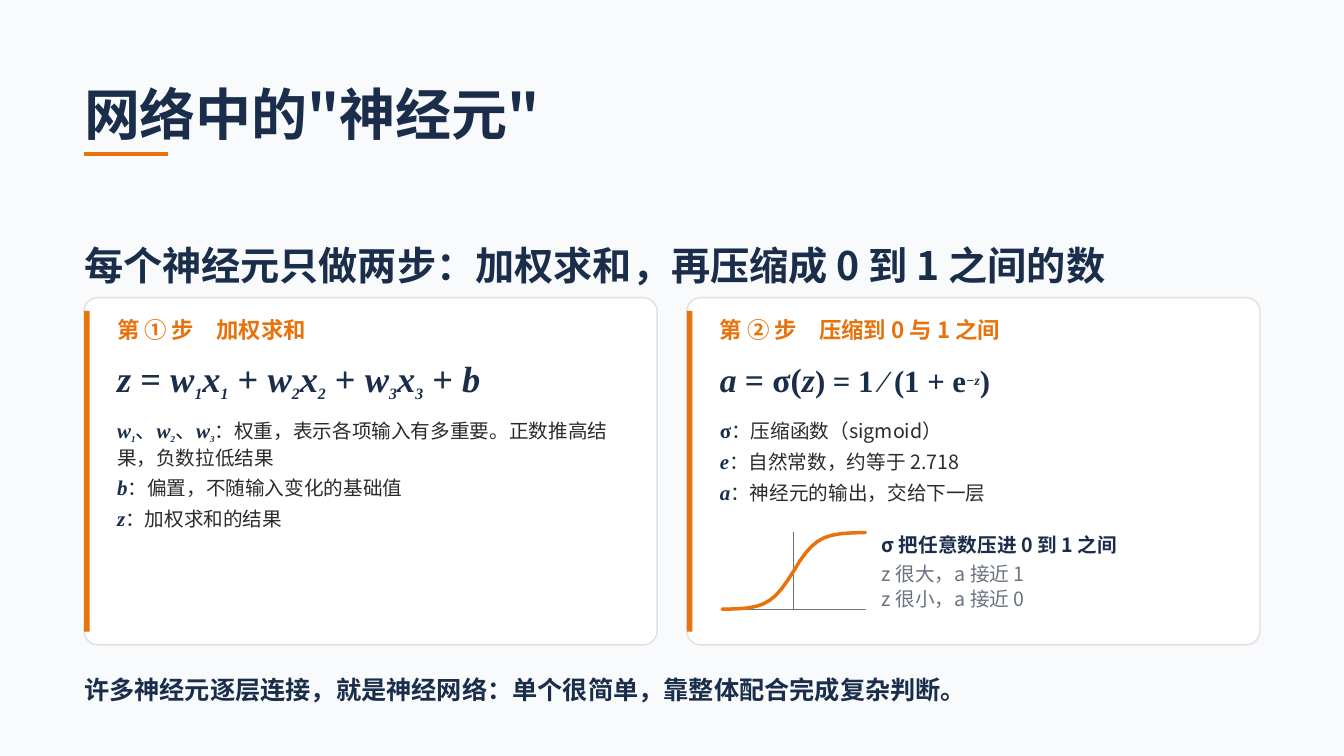
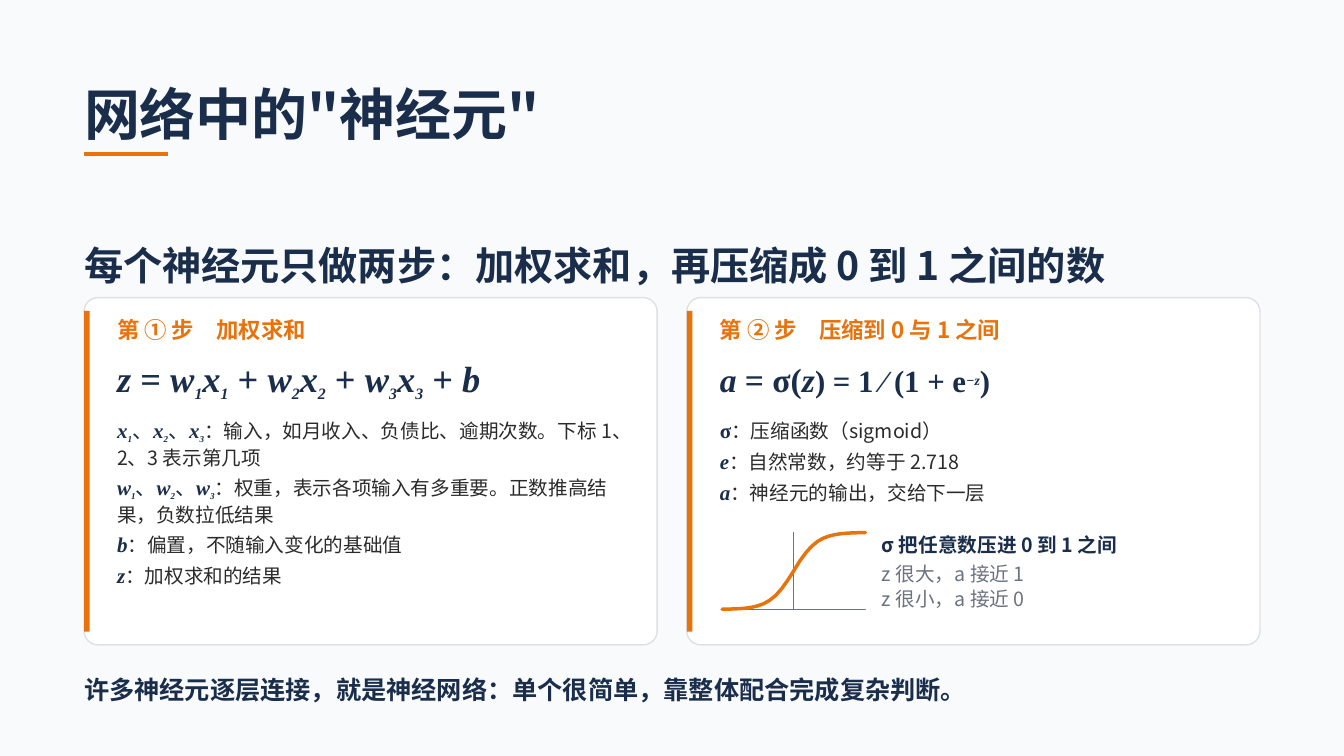
Before and after one commit to jefeerzhang/jefeerzhang.github.io, a slide deck: slide 6 of courses/big-data-finance/neural-network/人工神经网络教学PPT.pptx. Drawn at 1344x756 pixels with LibreOffice and Linux fonts; fonts in the diff are those of the drawing. Boxes give left, top, right and bottom in pixels: in the first picture for what was removed or moved away, otherwise in the second. Text is boxed around its words. In the diff, an @@ line names an element or a change of style, - is before the commit and + after.

```diff
--- a/courses/big-data-finance/neural-network/人工神经网络教学PPT.pptx
+++ b/courses/big-data-finance/neural-network/人工神经网络教学PPT.pptx
@@ text at box(117, 421, 633, 467): paragraph added @@
+x1、x2、x3：输入，如月收入、负债比、逾期次数。下标 1、2、3 表示第几项
```
Also in this commit, not shown: 1 other file.
